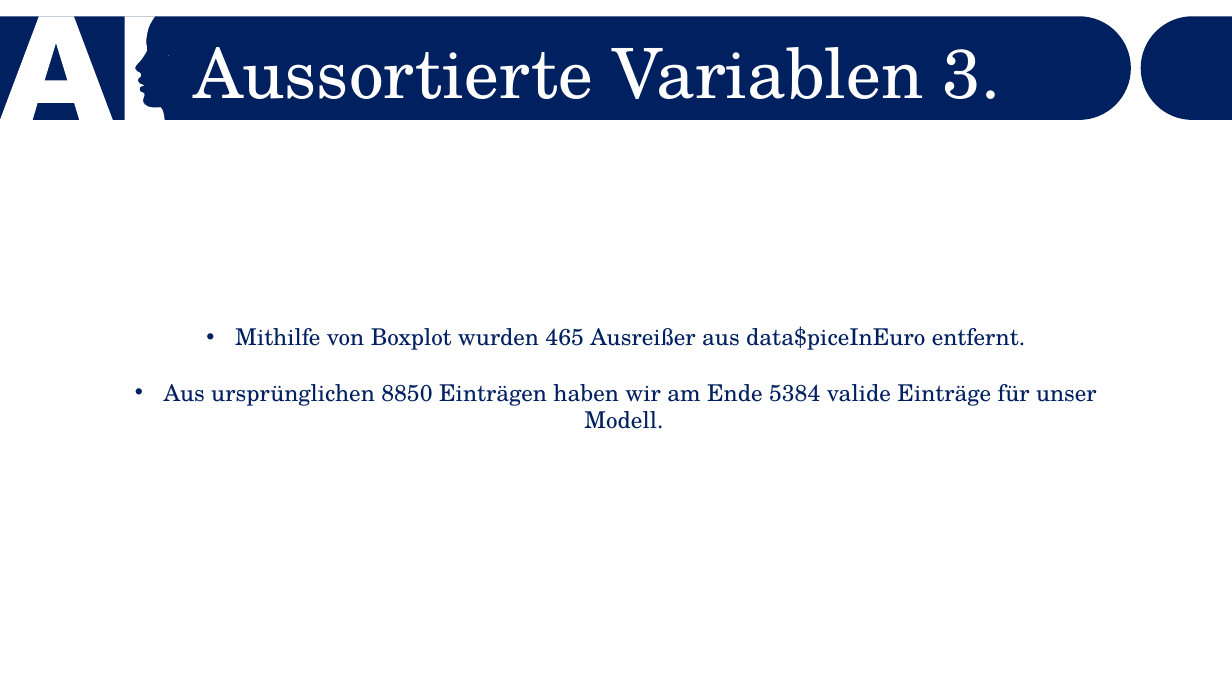
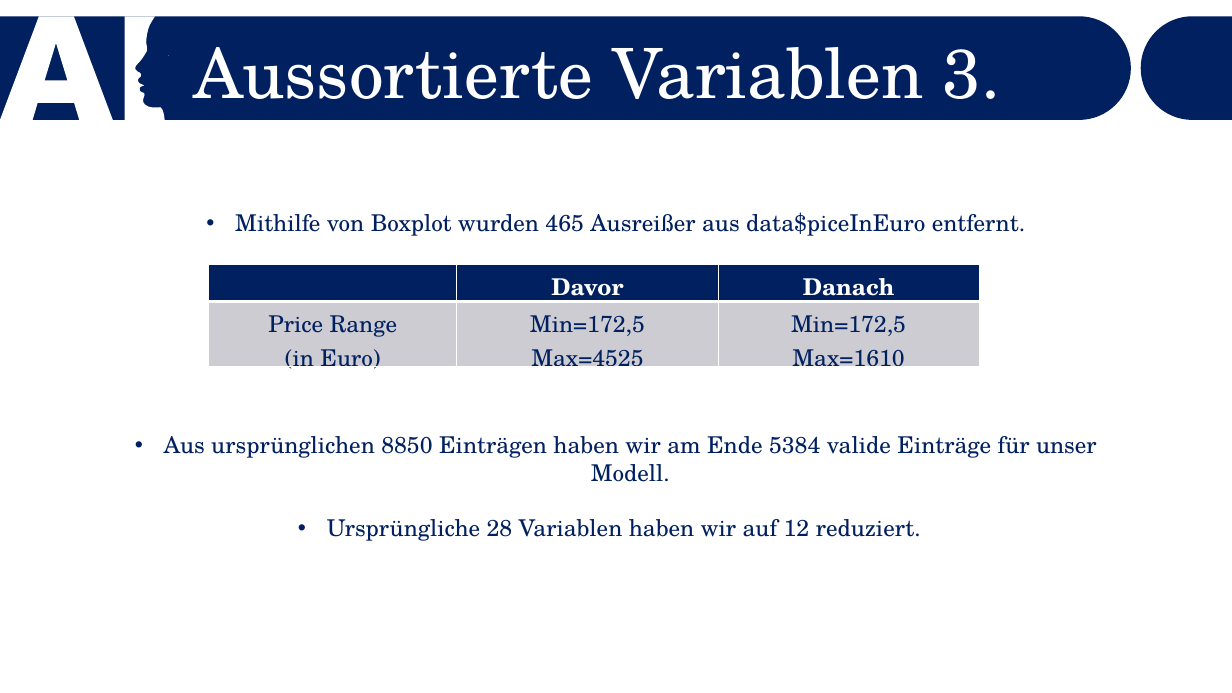
Before and after one commit to Dewin154/Projekt_Bauer, a slide deck: slide 6 of Mietspiegel_in_Polen.pptx (slide 5 before the commit). Drawn at 1232x693 pixels with LibreOffice and Linux fonts; fonts in the diff are those of the drawing. Boxes give left, top, right and bottom in pixels: in the first picture for what was removed or moved away, otherwise in the second. Text is boxed around its words. In the diff, an @@ line names an element or a change of style, - is before the commit and + after.

```diff
--- a/Mietspiegel_in_Polen.pptx
+++ b/Mietspiegel_in_Polen.pptx
@@ text "Mithilfe von Boxplot wurden 465 ...": place and size @@
-text "Mithilfe von Boxplot wurden 465 ..." at <box>164,326,1097,429</box>
+text "Mithilfe von Boxplot wurden 465 ..." at <box>164,212,1097,541</box>
@@ table added at <box>209,264,981,377</box>, 2 rows, 3 columns @@
+ | Davor | Danach
+Price Range / (in Euro) | Min=172,5 / Max=4525 | Min=172,5 / Max=1610
@@ text at <box>327,519,921,541</box>: paragraph added @@
+• Ursprüngliche 28 Variablen haben wir auf 12 reduziert.
```
Also in this commit, not shown: 2 other slides changed, 3 slides added, 1 slide removed, 1 other file.
